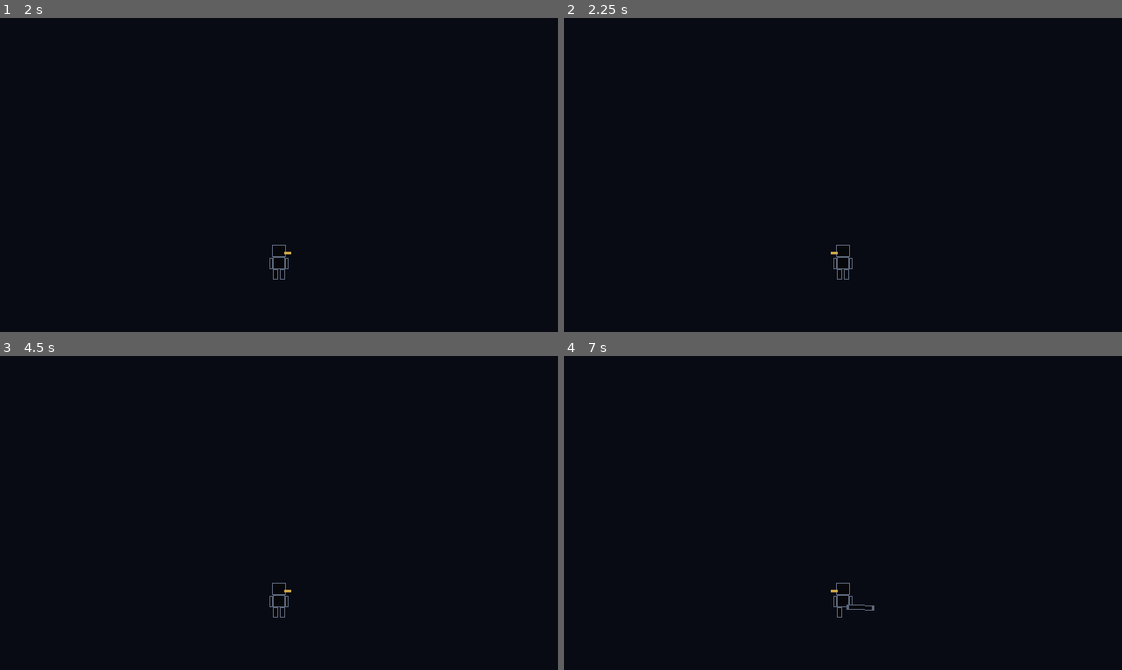
Above: before the commit, frames 1-4 (two rows, left to right).
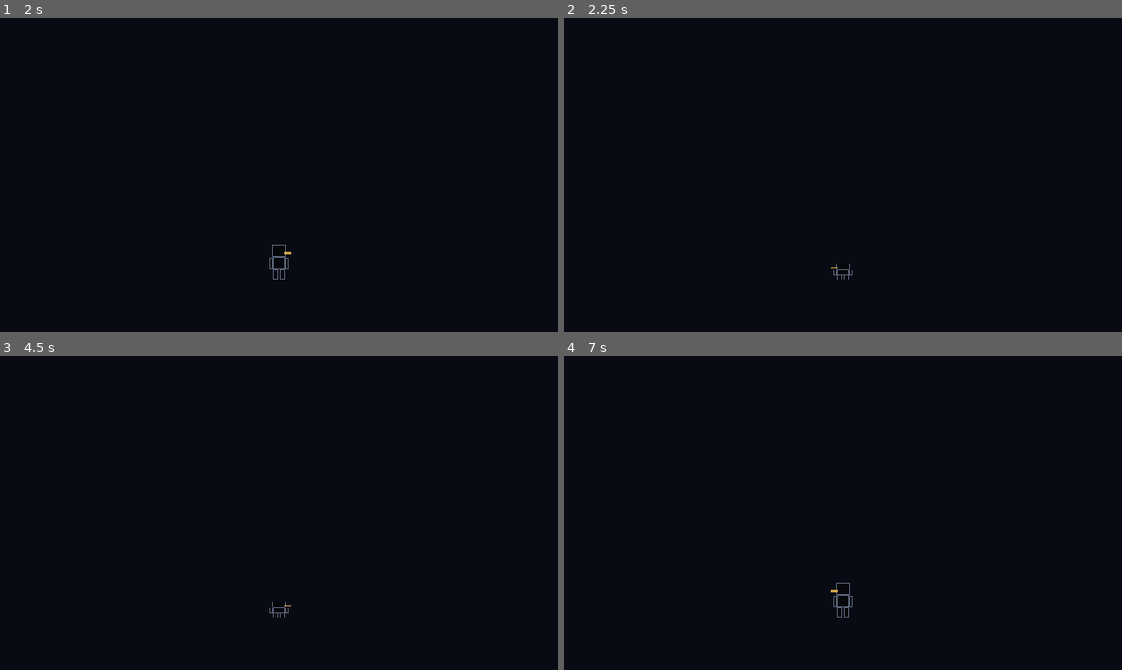
Above: after the commit, the same moments.

Repository: selymax79/Moonfall-Dojo
Game: Godot game, scene res://scenes/main.tscn
The game is run twice, just before and just after one commit, with the same random seed, the same clock (stepped at 60 frames per second) and the same inputs.
Inputs:
- Up to frame 1 (2 s): tap Enter at 0.5 s; hold Right (turn_right) 0.53-1.28 s; hold X (kick) 0.53-1.28 s; tap Z (punch) at 0.8, 1.35 s; tap Space at 1.25 s; hold Left (turn_left) from 1.28 s (still down); tap Down (duck, bound only after the commit) at 1.55 s
- Up to frame 2 (2.25 s): tap Enter at 2 s; release Left (turn_left) at 2.03 s; hold Right (turn_right) from 2.03 s (still down); hold Down (duck, bound only after the commit) from 2.03 s (still down)
- Up to frame 3 (4.5 s): tap X (kick) at 2.3, 2.85 s; release Down (duck, bound only after the commit) at 2.78 s; tap Z (punch) at 3.05 s; tap Space at 3.5 s; release Right (turn_right) at 3.53 s; hold Z (punch) 3.53-4.28 s; hold Left (turn_left) from 3.53 s (still down); tap Down (duck, bound only after the commit) at 3.8, 4.35 s; tap Enter at 4.25 s
- Up to frame 4 (7 s): tap X (kick) at 4.55, 6.8 s; hold X (kick) 5.03-5.78 s; tap Z (punch) at 5.3, 5.85 s; tap Space at 5.75 s; release Left (turn_left) at 5.78 s; hold Right (turn_right) from 5.78 s (still down); tap Down (duck, bound only after the commit) at 6.05 s; hold Down (duck, bound only after the commit) from 6.53 s (still down)

Frame 1 is identical in both runs. In frame 2, 0.1% of the frame differs, in the area x 47-52%, y 72-84%; in frame 3, 0.1%; in frame 4, less than 0.1%.

Commit message:
Add committed duck action

Diff:
--- a/project.godot
+++ b/project.godot
@@ -24,6 +24,11 @@
 window/stretch/scale_mode="fractional"
 
 [input]
+
+duck={
+"deadzone": 0.5,
+"events": [Object(InputEventKey,"physical_keycode":4194322)]
+}
 
 kick={
 "deadzone": 0.5,
--- a/scripts/player.gd
+++ b/scripts/player.gd
@@ -7,10 +7,14 @@
 const KICK_EXTENSION_DURATION: float = 0.08
 const KICK_HOLD_DURATION: float = 0.10
 const KICK_RECOVERY_DURATION: float = 0.22
+const DUCK_CROUCH_DURATION: float = 0.08
+const DUCK_HOLD_DURATION: float = 0.20
+const DUCK_RECOVERY_DURATION: float = 0.17
+const DUCK_HEIGHT_SCALE: float = 0.45
 const PUNCH_EXTENDED_SCALE: float = 1.5
 const KICK_EXTENDED_SCALE: float = 8.0 / 3.0
 
-enum Action { NONE, PUNCH, KICK }
+enum Action { NONE, PUNCH, KICK, DUCK }
 
 var target_direction: float = 1.0
 var turn_progress: float = 1.0
@@ -30,6 +34,8 @@
 		start_action(Action.PUNCH)
 	elif event.is_action_pressed("kick"):
 		start_action(Action.KICK)
+	elif event.is_action_pressed("duck"):
+		start_action(Action.DUCK)
 	elif event.is_action_pressed("turn_left"):
 		target_direction = -1.0
 	elif event.is_action_pressed("turn_right"):
@@ -49,7 +55,7 @@
 
 
 func start_action(action: Action) -> void:
-	# Either attack completes a reversible turn in its requested direction.
+	# A committed action completes a reversible turn in its requested direction.
 	turn_progress = target_direction
 	visuals.scale.x = target_direction
 	action_elapsed = 0.0
@@ -68,6 +74,10 @@
 		hold_duration = KICK_HOLD_DURATION
 		recovery_duration = KICK_RECOVERY_DURATION
 		extended_scale = KICK_EXTENDED_SCALE
+	elif current_action == Action.DUCK:
+		extension_duration = DUCK_CROUCH_DURATION
+		hold_duration = DUCK_HOLD_DURATION
+		recovery_duration = DUCK_RECOVERY_DURATION
 
 	var duration: float = extension_duration + hold_duration + recovery_duration
 	action_elapsed = minf(action_elapsed + delta, duration)
@@ -79,10 +89,17 @@
 	else:
 		extension = 1.0 - (action_elapsed - extension_duration - hold_duration) / recovery_duration
 
-	# Visuals mirrors the animated limb when facing left.
-	limb.rotation = -PI / 2.0 * extension
-	limb.scale.y = lerpf(1.0, extended_scale, extension)
+	if current_action == Action.DUCK:
+		# Visuals is rooted at the feet, so vertical compression keeps them planted.
+		visuals.scale.y = lerpf(1.0, DUCK_HEIGHT_SCALE, extension)
+	else:
+		# Visuals mirrors the animated limb when facing left.
+		limb.rotation = -PI / 2.0 * extension
+		limb.scale.y = lerpf(1.0, extended_scale, extension)
 	if action_elapsed >= duration or is_equal_approx(action_elapsed, duration):
-		limb.rotation = 0.0
-		limb.scale = Vector2.ONE
+		if current_action == Action.DUCK:
+			visuals.scale.y = 1.0
+		else:
+			limb.rotation = 0.0
+			limb.scale = Vector2.ONE
 		current_action = Action.NONE
